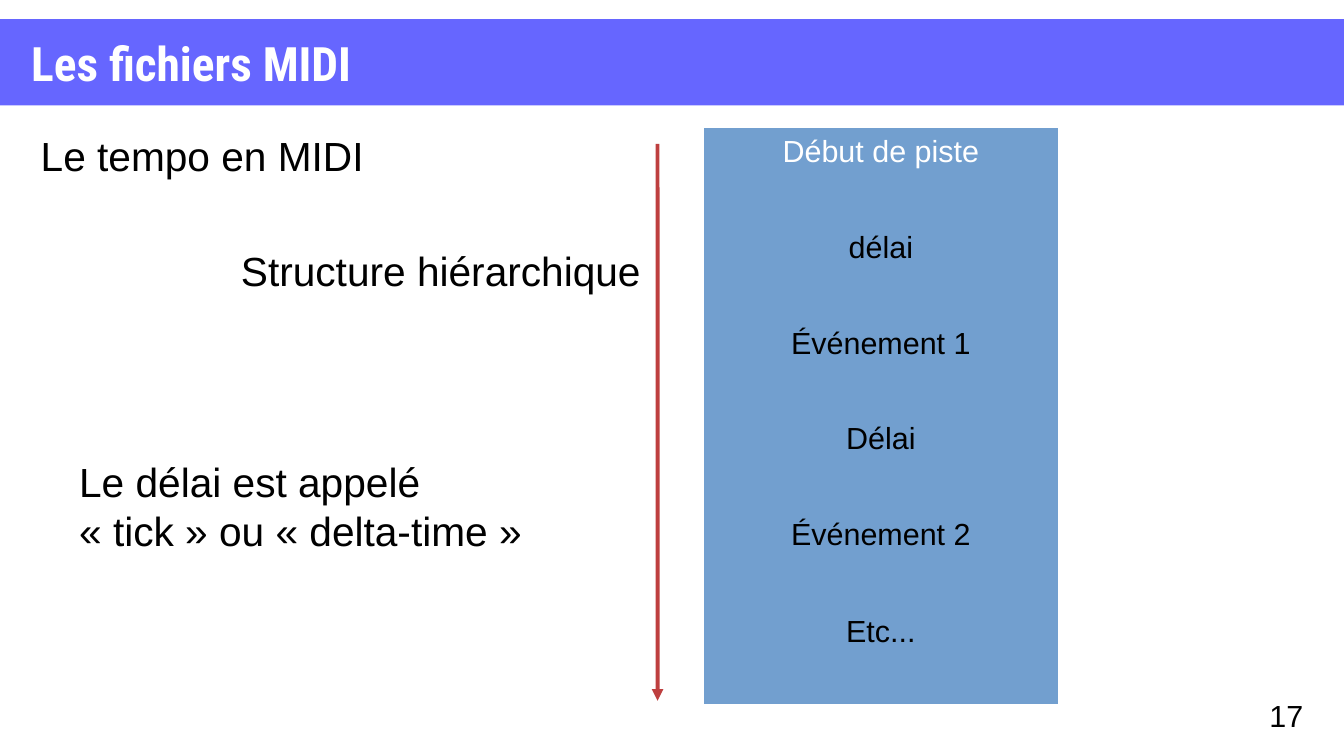
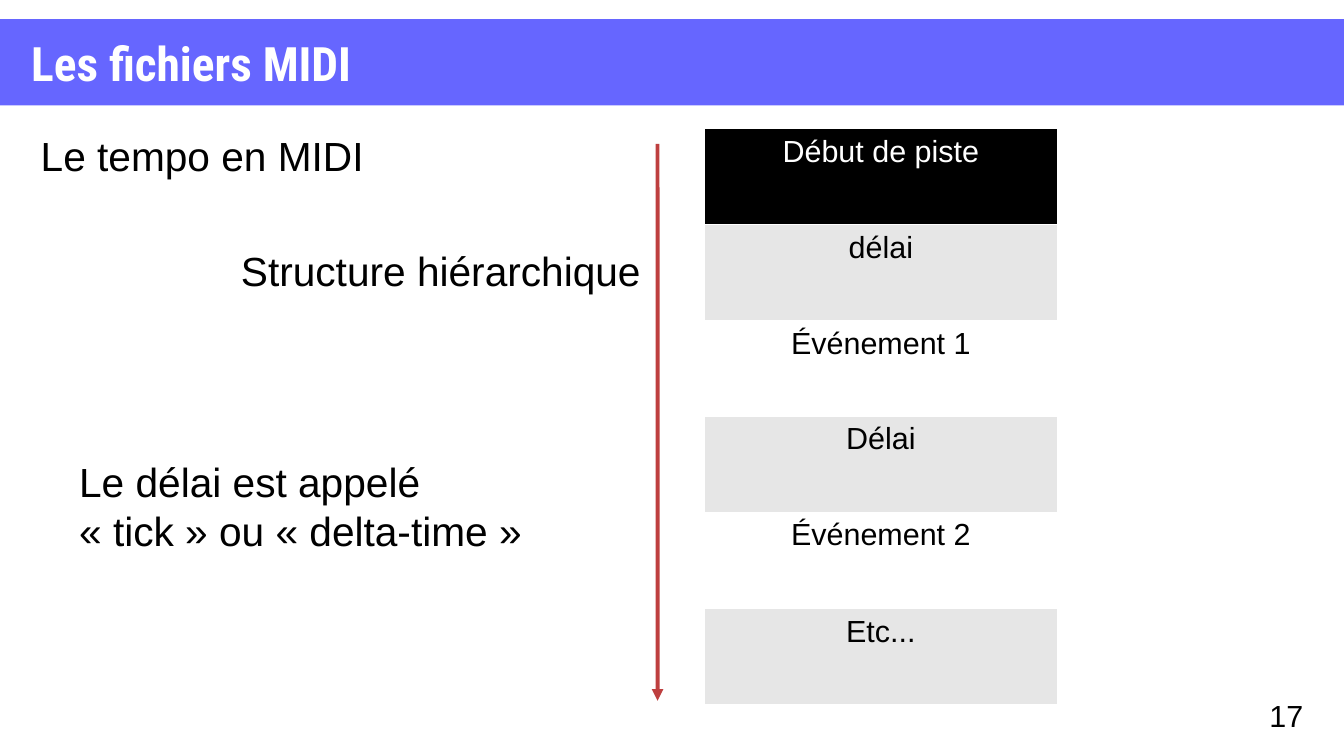
Before and after one commit to XgLsuLzRMy/Composition-Musicale-par-Reseau-de-Neurones, a slide deck: slide 17 of projet.odp. Drawn at 1344x756 pixels with LibreOffice and Linux fonts; fonts in the diff are those of the drawing. Boxes give left, top, right and bottom in pixels: in the first picture for what was removed or moved away, otherwise in the second. Text is boxed around its words. In the diff, an @@ line names an element or a change of style, - is before the commit and + after.

```diff
--- a/projet.odp
+++ b/projet.odp
@@ table at (x1=705, y1=128, x2=1059, y2=704) @@
@@ fill #729FCF to #000000 in row 1, column 1 @@
@@ fill #729FCF to #E6E6E6 in 3 cells @@
@@ fill #729FCF to #FFFFFF in 2 cells @@
@@ borders changed @@
```
Also in this commit, not shown: 6 other slides changed, 1 slide added, 1 slide removed.
